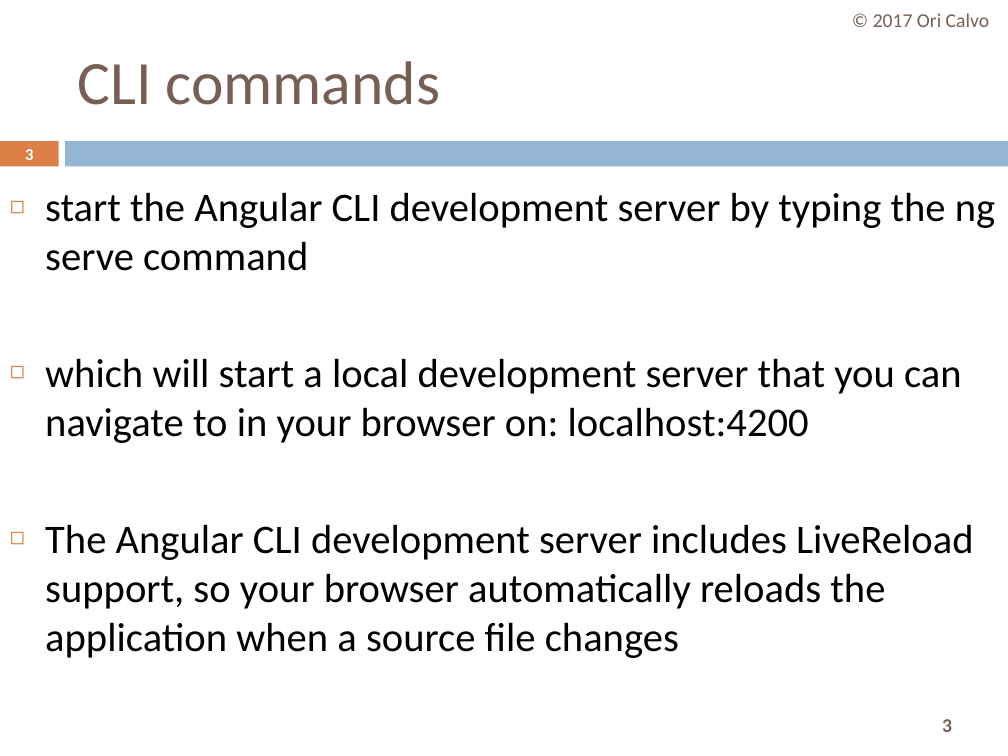
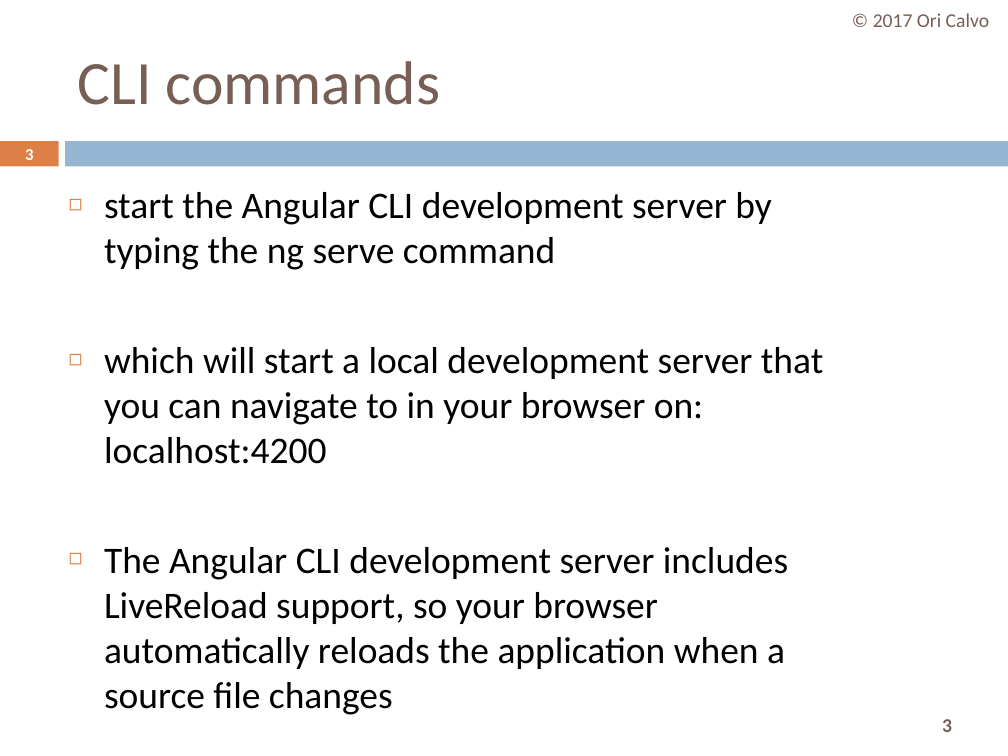
Before and after one commit to oricalvo/course-angular, a slide deck: slide 3 of PPTs/cli.pptx. Drawn at 1008x756 pixels with LibreOffice and Linux fonts; fonts in the diff are those of the drawing. Boxes give left, top, right and bottom in pixels: in the first picture for what was removed or moved away, otherwise in the second. Text is boxed around its words. In the diff, an @@ line names an element or a change of style, - is before the commit and + after.

```diff
--- a/PPTs/cli.pptx
+++ b/PPTs/cli.pptx
@@ text "start the Angular CLI development ...": place and size @@
-text "start the Angular CLI development ..." at (45, 192, 995, 658)
+text "start the Angular CLI development ..." at (104, 192, 823, 715)
@@ text "start the Angular CLI development ..." at (104, 192, 823, 715): size 29 to 26.8 pt @@
```
Also in this commit, not shown: 16 other slides changed, 13 slides added, 1 slide removed.
